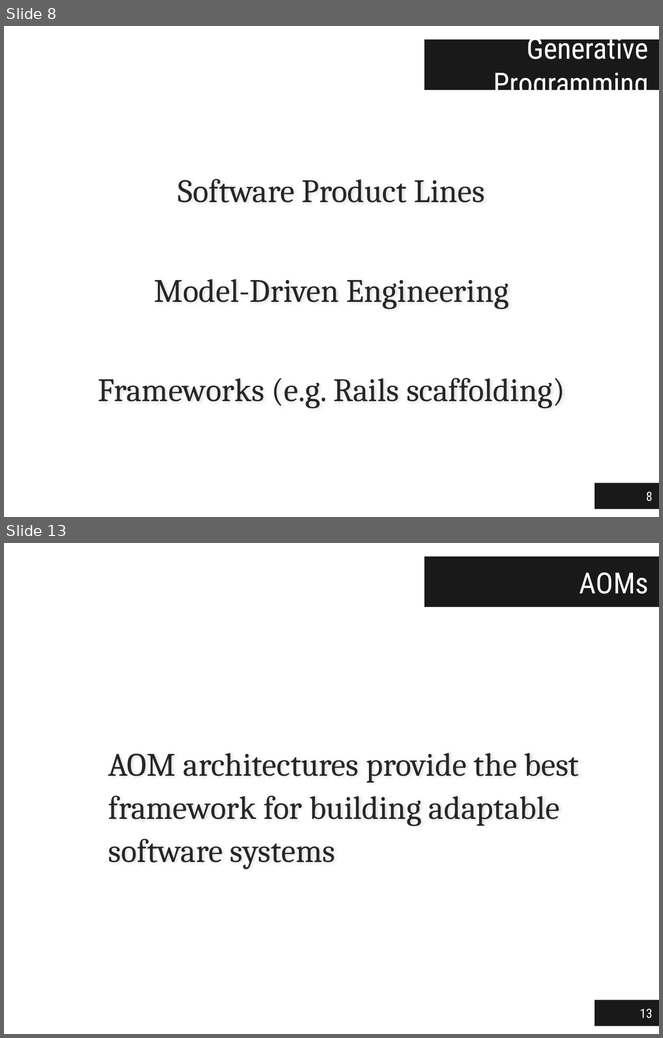
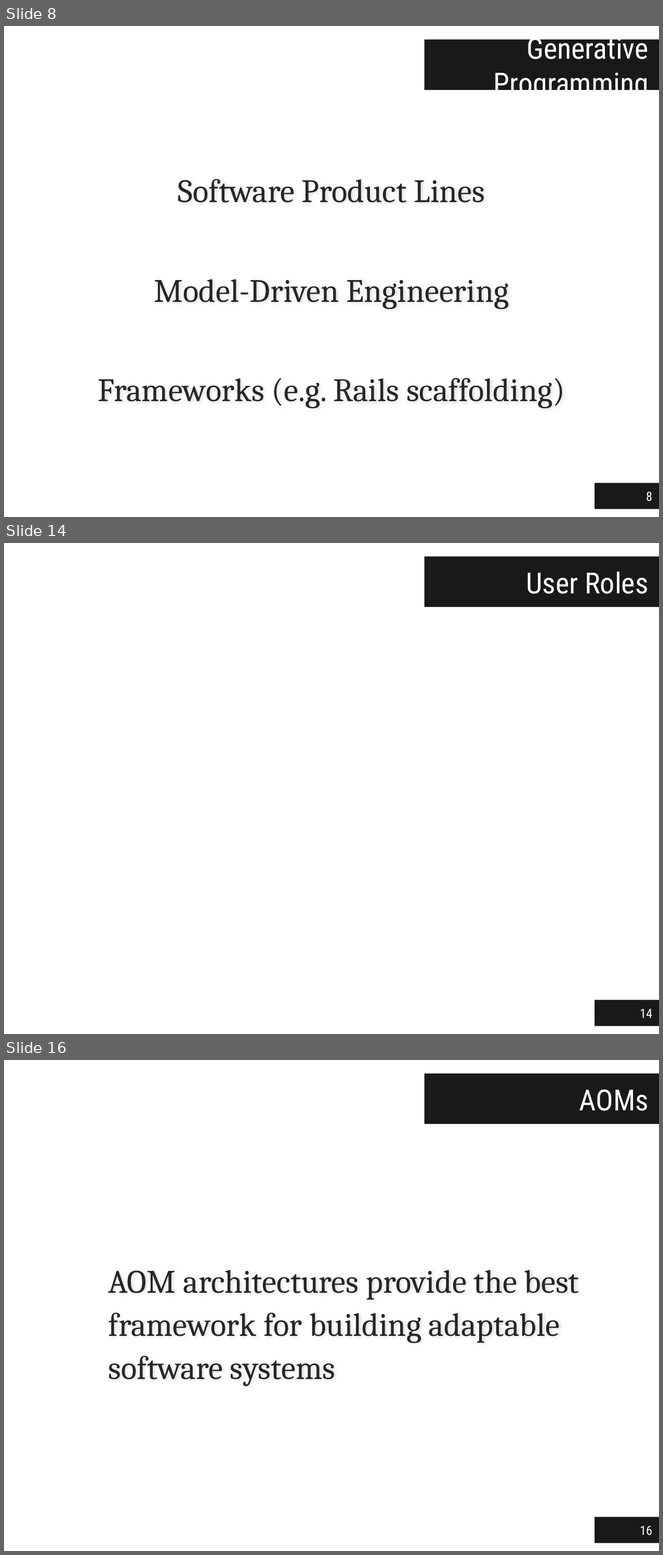
Before and after one commit to jgradim/thesis, a slide deck: presentations/thesis.pptx. Shown one above the other, each under a label of ours: slides 8 and 13 before the commit, slides 8, 14 and 16 after it; the slides between them are not shown. The pictures are 663x1038 and 663x1555 pixels, drawn with LibreOffice and Linux fonts; fonts in the diff are those of the drawing. Boxes give left, top, right and bottom in pixels: in the first picture for what was removed or moved away, otherwise in the second. Text is boxed around its words. In the diff, an @@ line names an element or a change of style, - is before the commit and + after.

```diff
--- a/presentations/thesis.pptx
+++ b/presentations/thesis.pptx
@@ slide 14 added at (4,543,659,1034), background #FFFFFF @@
@@ title added at (425,557,659,607), fill #000000 at 90% opacity, 32 pt, text #FFFFFF @@
+User Roles
@@ page number added at (595,1000,659,1027), fill #000000 at 90% opacity, 14 pt, text #FFFFFF @@
+14
@@ what was slide 13 is now slide 16 @@
@@ page number at (640,1526,652,1536): text changed @@
-13
+16
```
Also in this commit, not shown: 4 slides changed, 4 other slides added, 2 slides removed.
